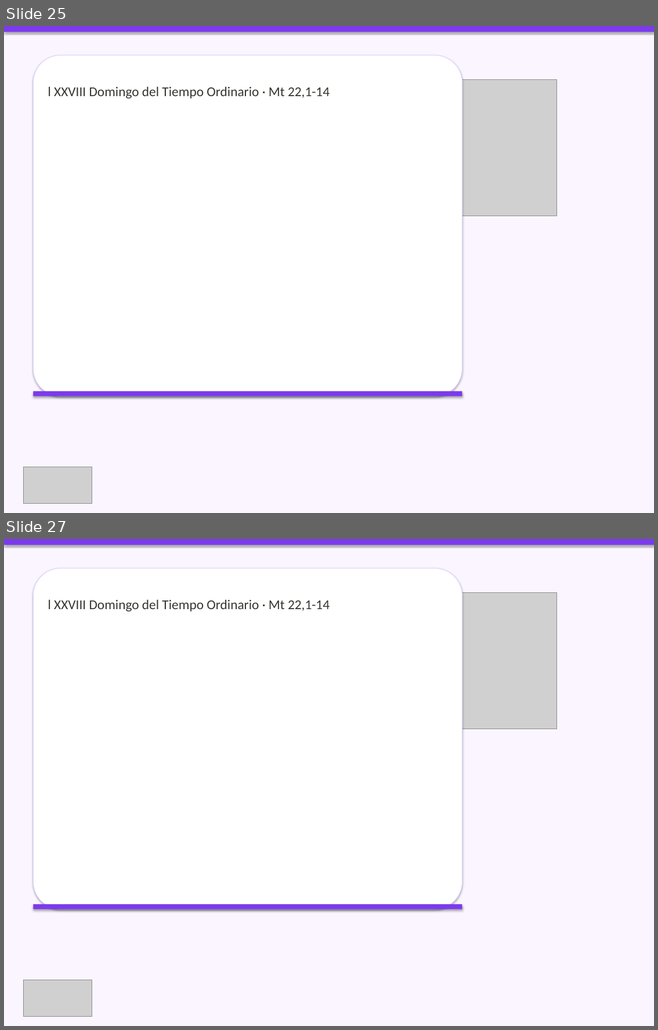
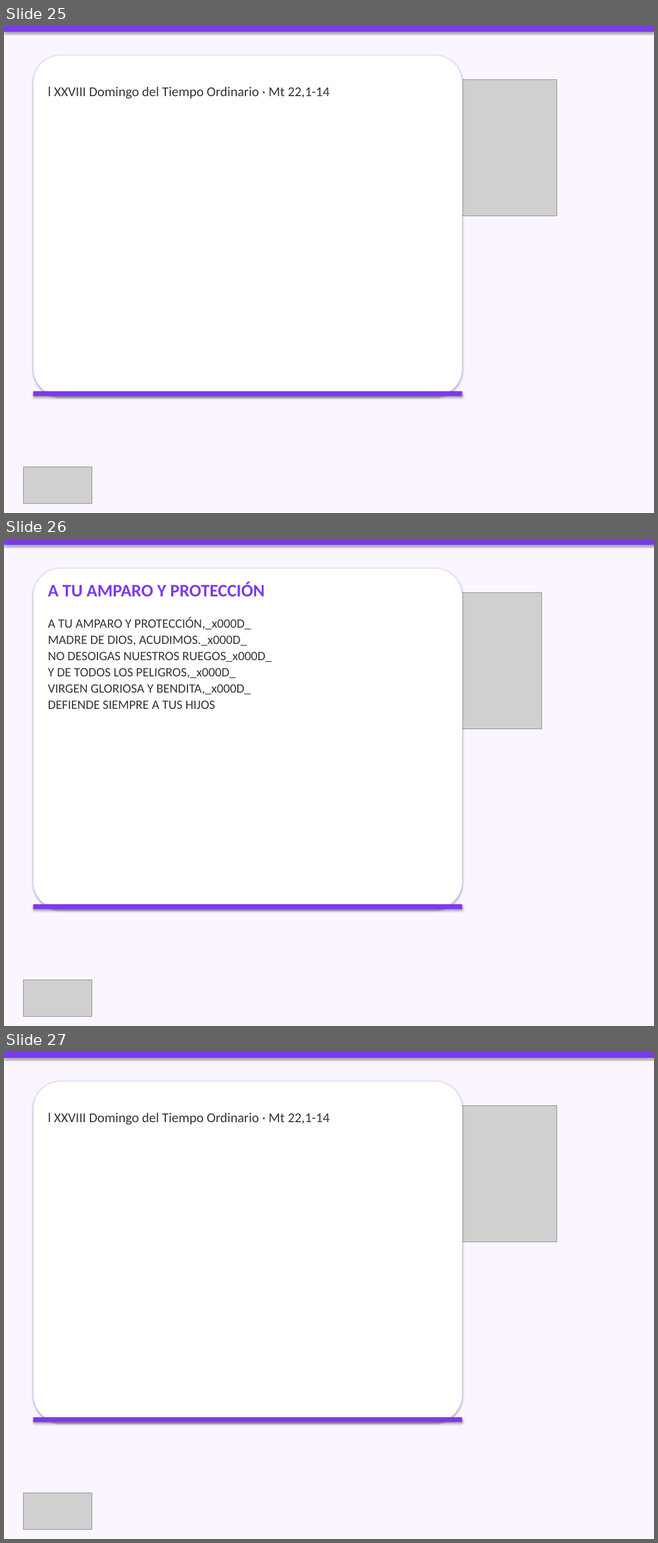
Before and after one commit to CC5M5/CCE-M5, a slide deck: presentaciones_html/2026-10-11_presentacion/2026-10-11_presentacion.pptx. Shown one above the other, each under a label of ours: slides 25 and 27 before the commit, slides 25, 26 and 27 after it; the slides between them are not shown. The pictures are 658x1030 and 658x1543 pixels, drawn with LibreOffice and Linux fonts; fonts in the diff are those of the drawing; grey boxes stand for pictures. Boxes give left, top, right and bottom in pixels: in the first picture for what was removed or moved away, otherwise in the second. Text is boxed around its words. In the diff, an @@ line names an element or a change of style, - is before the commit and + after.

```diff
--- a/presentaciones_html/2026-10-11_presentacion/2026-10-11_presentacion.pptx
+++ b/presentaciones_html/2026-10-11_presentacion/2026-10-11_presentacion.pptx
@@ slide 26 added at [4,539,654,1026], background #FAF5FF @@
@@ rectangle added at [4,539,654,545], fill #7C3AED @@
@@ rounded rectangle added at [33,568,462,910], fill #FFFFFF, outline #DDD6FE 1 pt @@
@@ text added at [48,581,271,709], 19 pt, text #37352F @@
+A TU AMPARO Y PROTECCIÓN
+A TU AMPARO Y PROTECCIÓN,_x000D_
+MADRE DE DIOS, ACUDIMOS._x000D_
+NO DESOIGAS NUESTROS RUEGOS_x000D_
+Y DE TODOS LOS PELIGROS,_x000D_
+VIRGEN GLORIOSA Y BENDITA,_x000D_
+DEFIENDE SIEMPRE A TUS HIJOS
@@ picture added at [360,592,542,729] @@
@@ rectangle added at [33,904,462,910], fill #7C3AED @@
@@ picture added at [24,980,92,1016] @@
```
Also in this commit, not shown: 4 slides changed, 6 other slides added, 7 slides removed, 18 other files.
